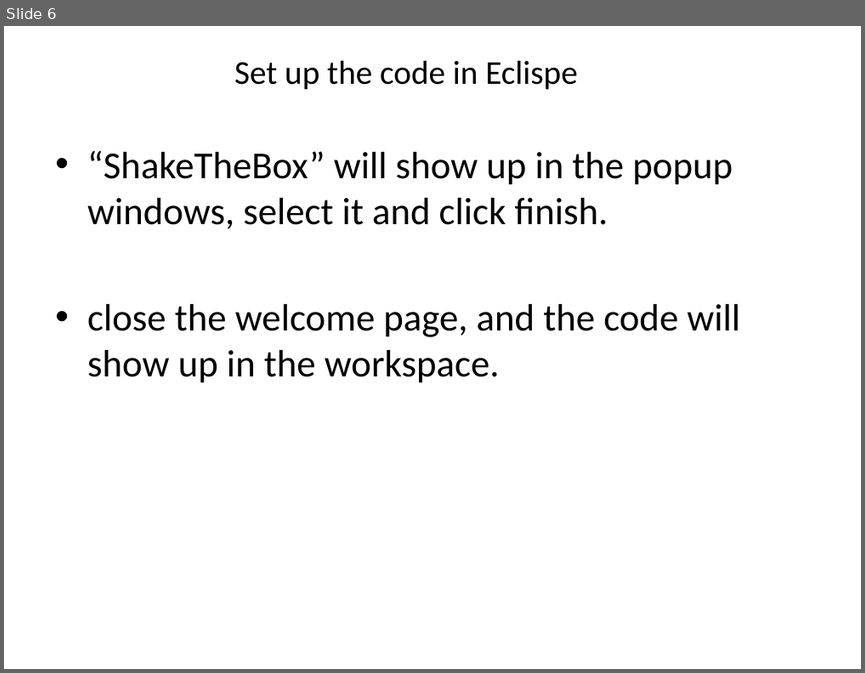
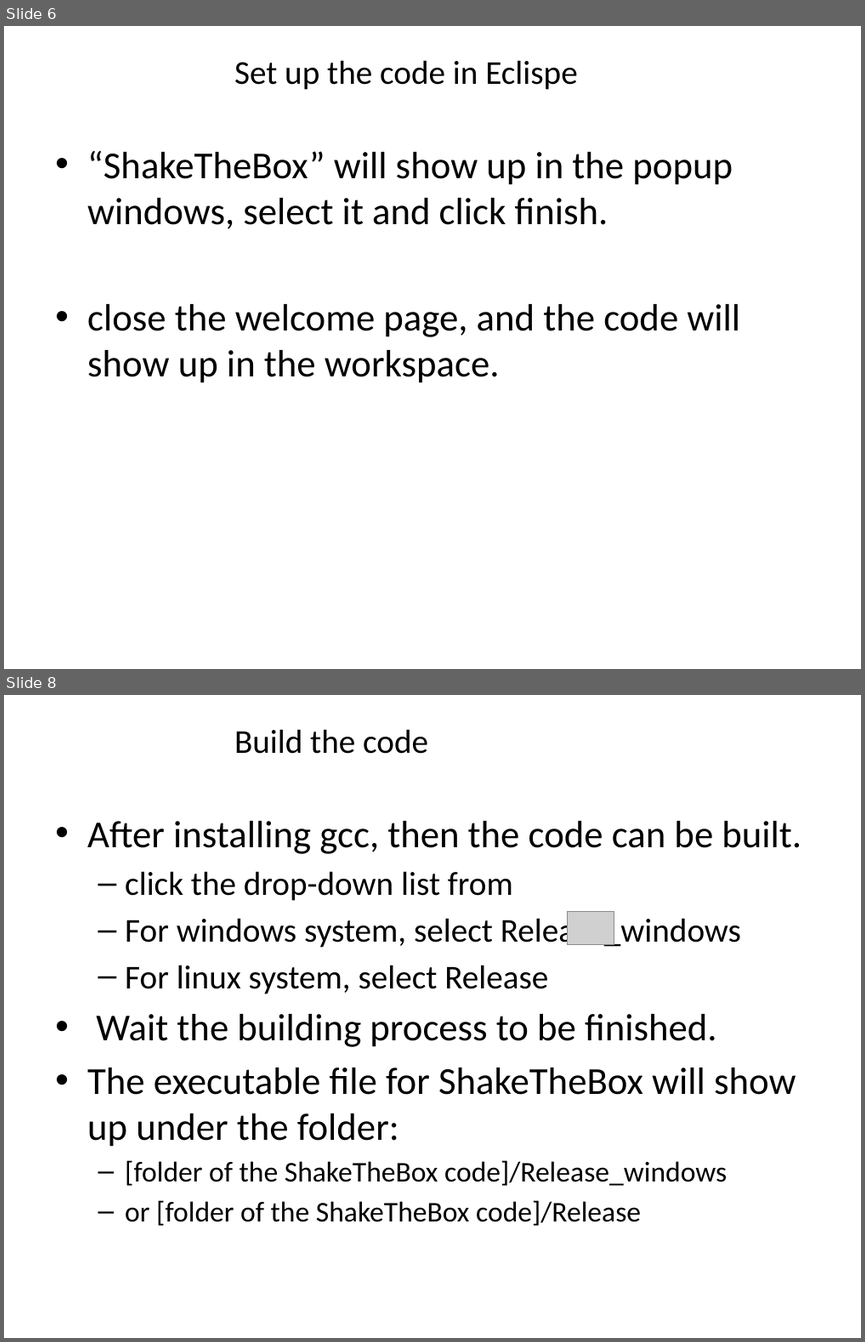
Before and after one commit to JHU-NI-LAB/OpenLPT_Shake-The-Box, a slide deck: Tutourial for OpenLPT.pptx. Shown one above the other, each under a label of ours: slide 6 before the commit, slides 6 and 8 after it; the slides between them are not shown. The pictures are 865x673 and 865x1342 pixels, drawn with LibreOffice and Linux fonts; fonts in the diff are those of the drawing; grey boxes stand for pictures; background and template pictures are left out. Boxes give left, top, right and bottom in pixels: in the first picture for what was removed or moved away, otherwise in the second. Text is boxed around its words. In the diff, an @@ line names an element or a change of style, - is before the commit and + after.

Commit message:
make the code compatible for windows

```diff
--- a/Tutourial for OpenLPT.pptx
+++ b/Tutourial for OpenLPT.pptx
@@ slide 8 added at (x1=4, y1=695, x2=861, y2=1338), background picture (left out) @@
@@ title added at (x1=234, y1=729, x2=428, y2=754), 28 pt, text #000000 @@
+Build the code
@@ text added at (x1=87, y1=821, x2=801, y2=1225), 32 pt, text #000000 @@
+• After installing gcc, then the code can be built.
+  – click the drop-down list from
+  – For windows system, select Release_windows
+  – For linux system, select Release
+• Wait the building process to be finished.
+• The executable file for ShakeTheBox will show up under the folder:
+  – [folder of the ShakeTheBox code]/Release_windows
+  – or [folder of the ShakeTheBox code]/Release
@@ picture added at (x1=567, y1=911, x2=614, y2=944) @@
```
Also in this commit, not shown: 1 other slide added, 1 other file.
